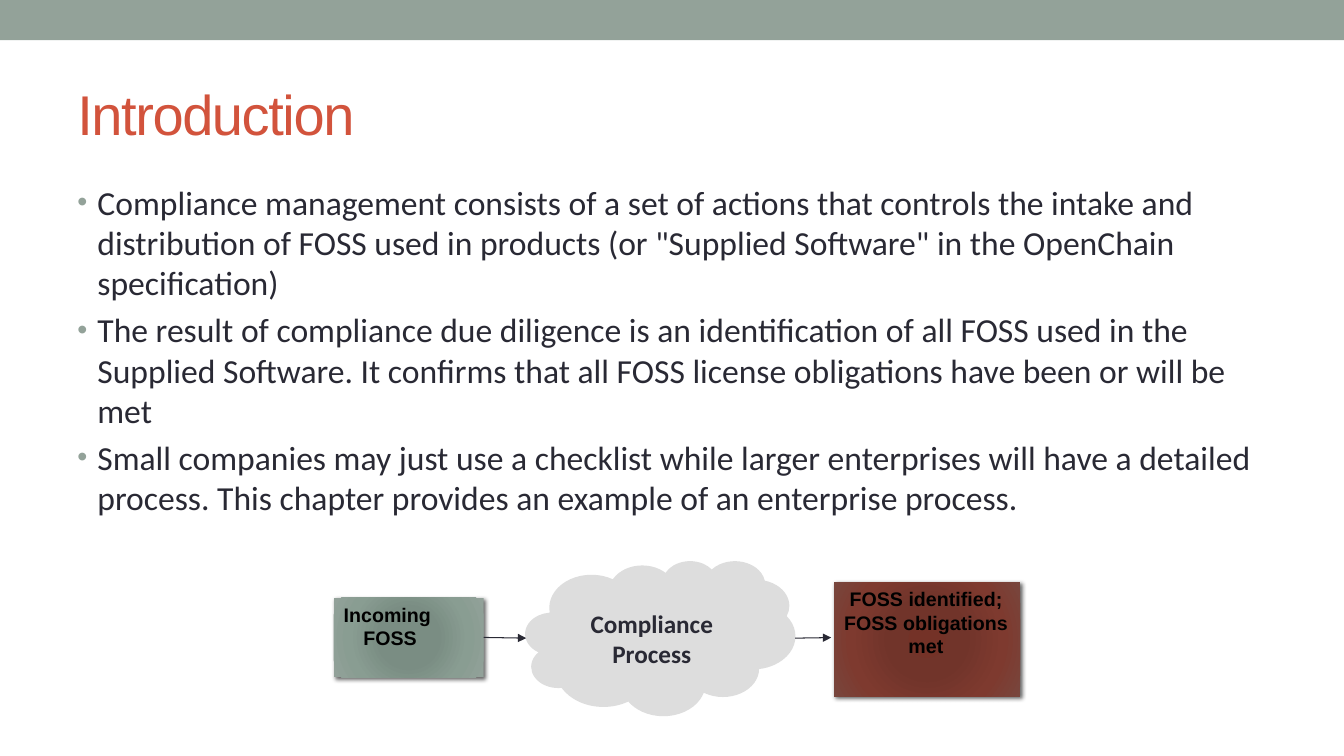
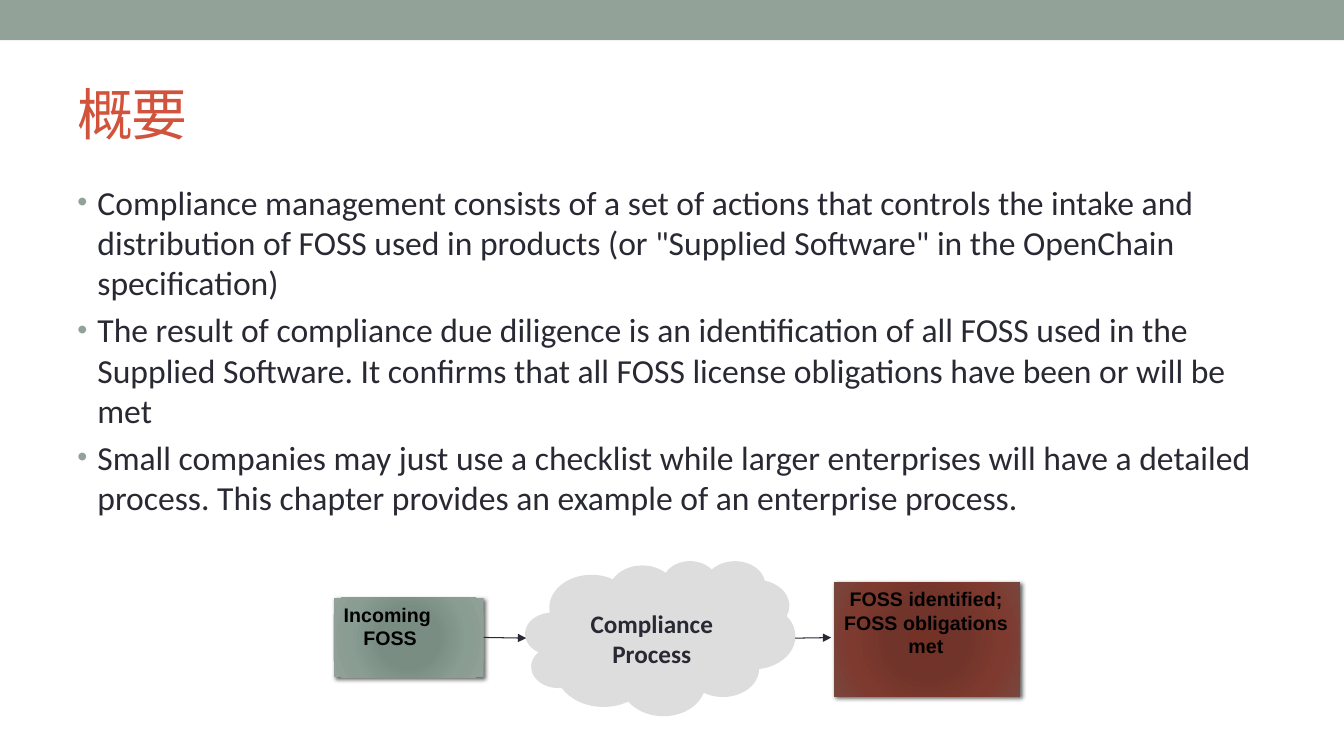
Before and after one commit to OpenChain-Project/Curriculum-Translation-JP, a slide deck: slide 51 of target/openchain-curriculum-release-2.pptx. Drawn at 1344x756 pixels with LibreOffice and Linux fonts; fonts in the diff are those of the drawing; background and template pictures are left out. Boxes give left, top, right and bottom in pixels: in the first picture for what was removed or moved away, otherwise in the second. Text is boxed around its words. In the diff, an @@ line names an element or a change of style, - is before the commit and + after.

```diff
--- a/target/openchain-curriculum-release-2.pptx
+++ b/target/openchain-curriculum-release-2.pptx
@@ title at [77,88,188,140]: text changed @@
-Introduction
+概要
```
Also in this commit, not shown: 3 other slides changed, 7 other files.
